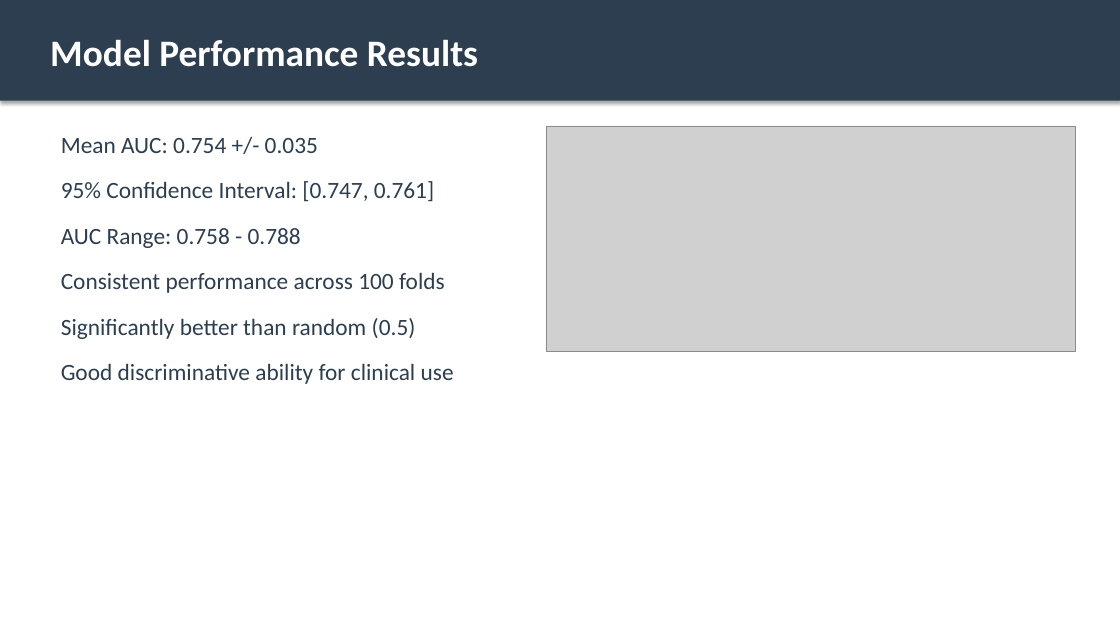
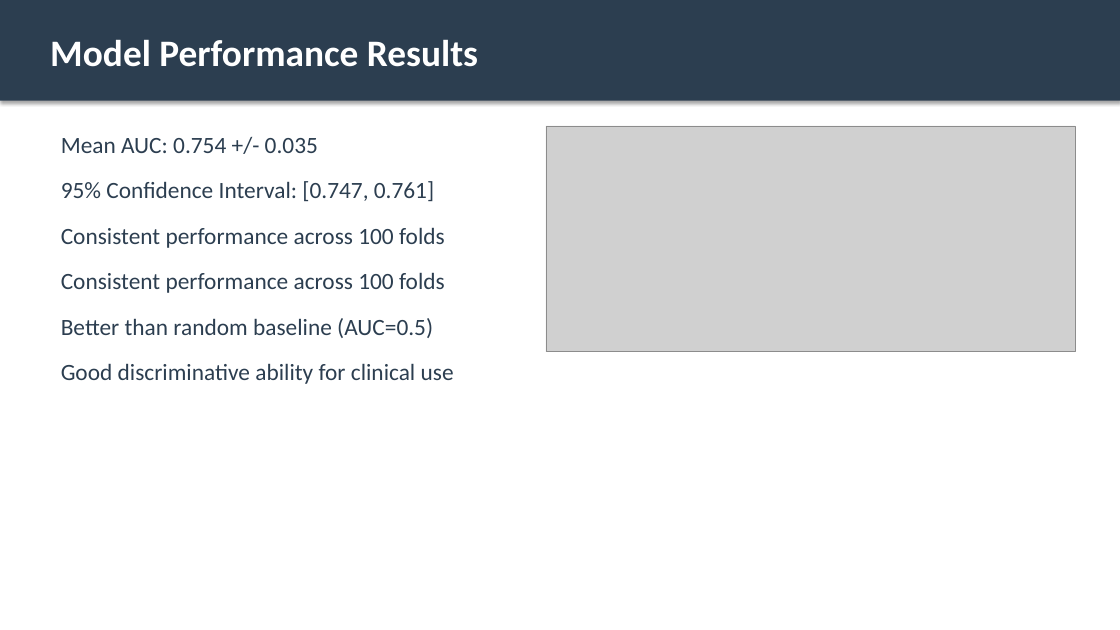
Before and after one commit to MateenahJAHAN/Final_Deliverable_DeepTCRResearch_Mateenah_Jahan_CSIR, a slide deck: slide 10 of results/DeepTCR_Results_Presentation.pptx (slide 6 before the commit). Drawn at 1120x630 pixels with LibreOffice and Linux fonts; fonts in the diff are those of the drawing; grey boxes stand for pictures. Boxes give left, top, right and bottom in pixels: in the first picture for what was removed or moved away, otherwise in the second. Text is boxed around its words. In the diff, an @@ line names an element or a change of style, - is before the commit and + after.

```diff
--- a/results/DeepTCR_Results_Presentation.pptx
+++ b/results/DeepTCR_Results_Presentation.pptx
@@ text at (61,228,301,248): paragraph removed @@
-AUC Range: 0.758 - 0.788
@@ text at (61,272,445,338): text changed @@
-Significantly better than random (0.5)
+Consistent performance across 100 folds
+Better than random baseline (AUC=0.5)
```
Also in this commit, not shown: 4 other slides changed, 14 slides added, 8 slides removed, 2 other files.
